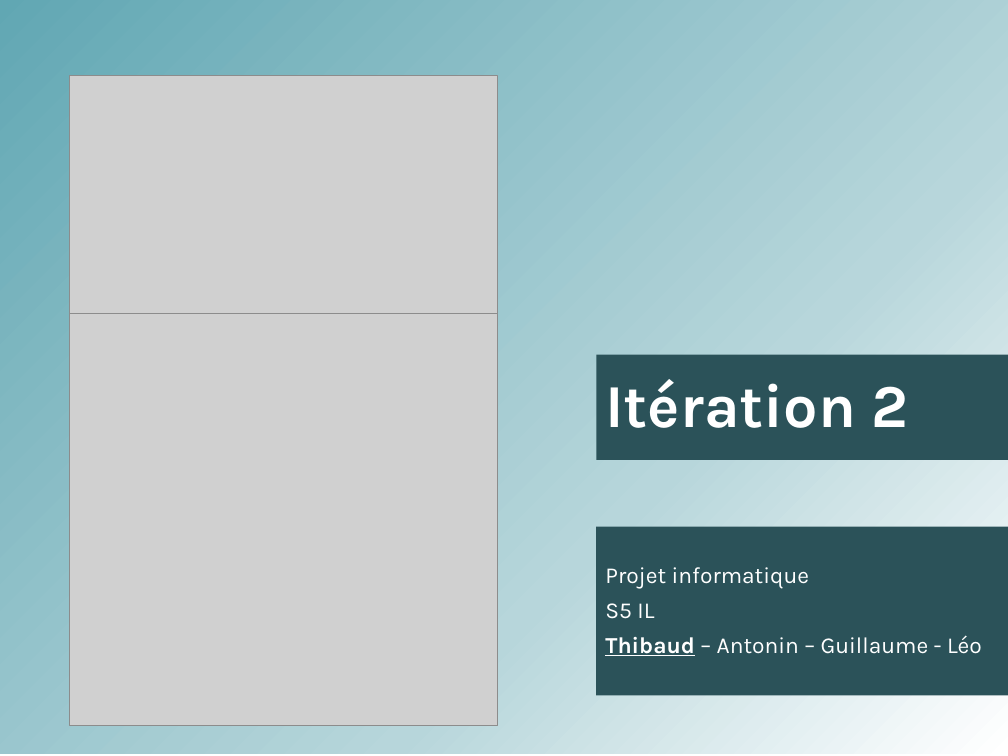
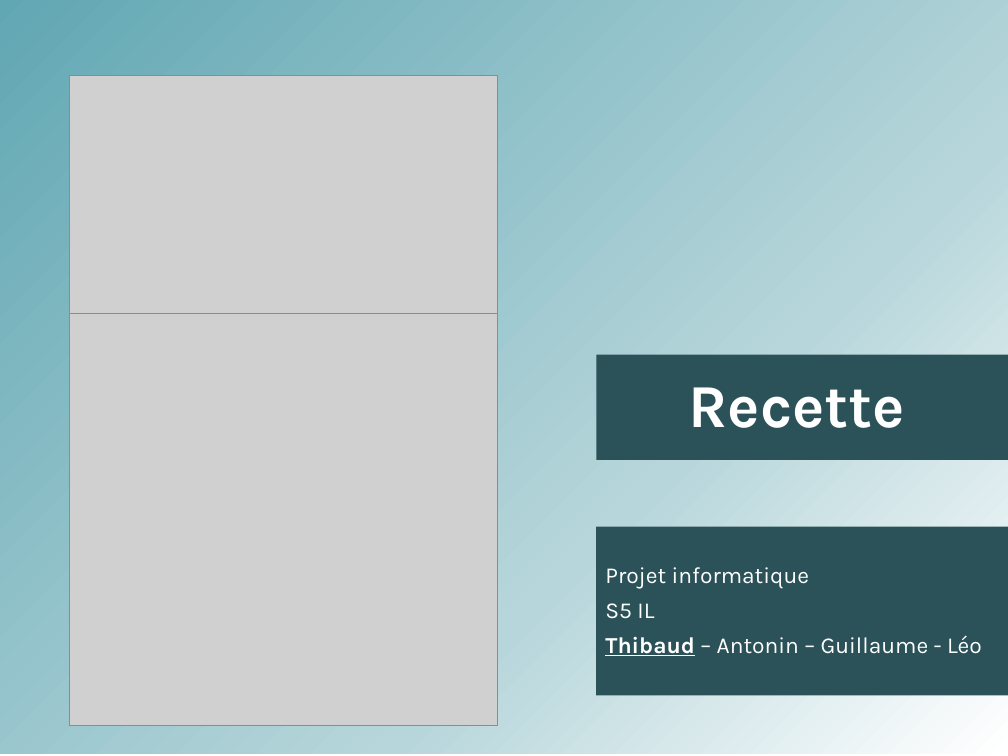
Before and after one commit to antonin-charrier/Project-Galt, a slide deck: slide 1 of Itérations/Présentation IT2.pptx. Drawn at 1008x756 pixels with LibreOffice and Linux fonts; fonts in the diff are those of the drawing; grey boxes stand for pictures. Boxes give left, top, right and bottom in pixels: in the first picture for what was removed or moved away, otherwise in the second. Text is boxed around its words. In the diff, an @@ line names an element or a change of style, - is before the commit and + after.

Commit message:
started ppt recette

```diff
--- a/Itérations/Présentation IT2.pptx
+++ b/Itérations/Présentation IT2.pptx
@@ subtitle at (689, 387, 905, 428): text changed @@
-Itération 2
+Recette
```
Also in this commit, not shown: 4 other slides changed, 3 slides removed.
